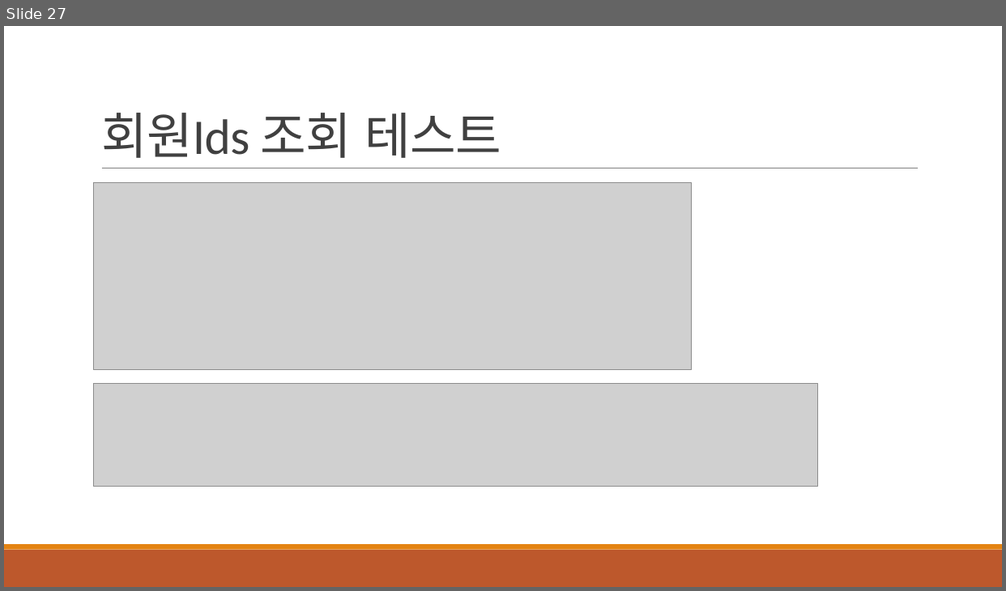
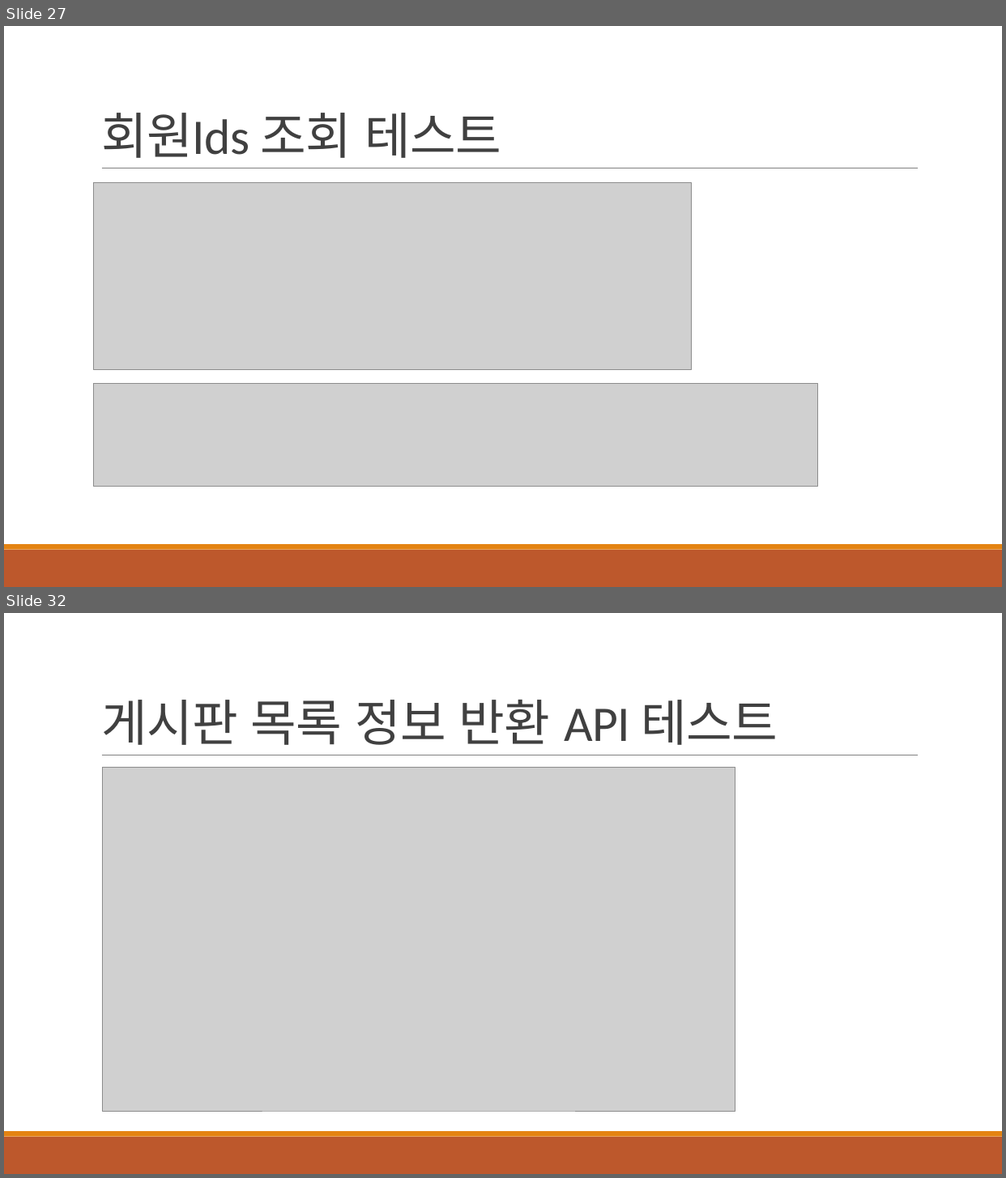
Before and after one commit to khb3025/study-msa, a slide deck: msa-ppt/3.데이터 조회 API 구현.pptx. Shown one above the other, each under a label of ours: slide 27 before the commit, slides 27 and 32 after it; the slides between them are not shown. The pictures are 1006x591 and 1006x1178 pixels, drawn with LibreOffice and Linux fonts; fonts in the diff are those of the drawing; grey boxes stand for pictures. Boxes give left, top, right and bottom in pixels: in the first picture for what was removed or moved away, otherwise in the second. Text is boxed around its words. In the diff, an @@ line names an element or a change of style, - is before the commit and + after.

Commit message:
feat : 게시판 목록 조회 API 작성

```diff
--- a/msa-ppt/3.데이터 조회 API 구현.pptx
+++ b/msa-ppt/3.데이터 조회 API 구현.pptx
@@ slide 32 added at [4,613,1002,1174], background #FFFFFF; not listed: 3 template elements that a slide beside it also shows @@
@@ title added at [101,700,778,745], 48 pt, text #404040 @@
+게시판 목록 정보 반환 API 테스트
@@ picture added at [102,768,735,1112] @@
```
Also in this commit, not shown: 4 other slides added, 4 other files.
